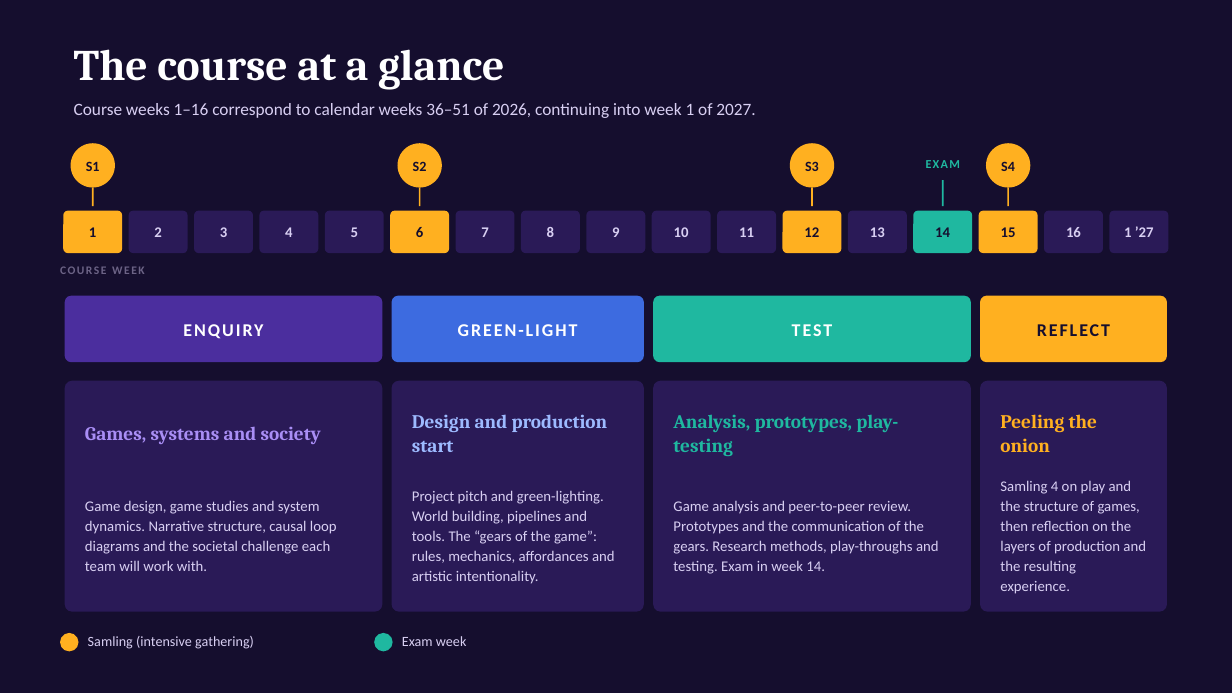
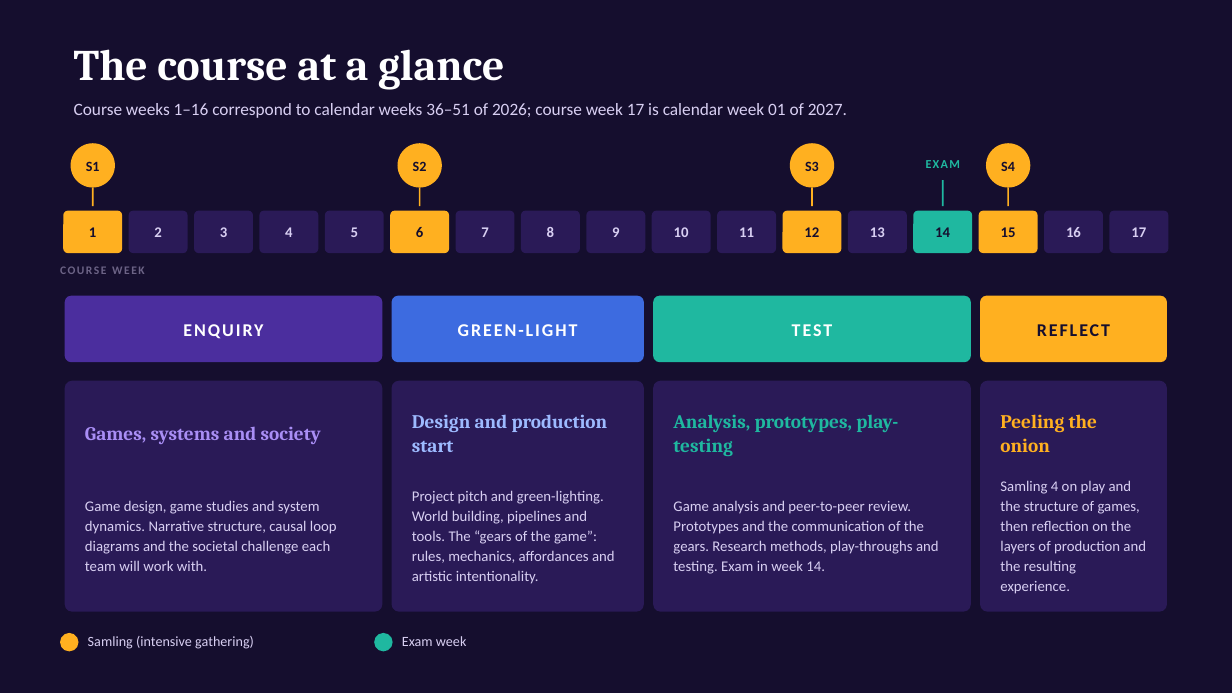
Before and after one commit to StevenBachelder/game-production, a slide deck: slide 6 of assets/downloads/Game_Production_Course_Structure.pptx. Drawn at 1232x693 pixels with LibreOffice and Linux fonts; fonts in the diff are those of the drawing. Boxes give left, top, right and bottom in pixels: in the first picture for what was removed or moved away, otherwise in the second. Text is boxed around its words. In the diff, an @@ line names an element or a change of style, - is before the commit and + after.

Commit message:
adding interactive calendar with teacher profiles

```diff
--- a/assets/downloads/Game_Production_Course_Structure.pptx
+++ b/assets/downloads/Game_Production_Course_Structure.pptx
@@ text at bbox=[74, 103, 847, 118]: text changed @@
-Course weeks 1–16 correspond to calendar weeks 36–51 of 2026, continuing into week 1 of 2027.
+Course weeks 1–16 correspond to calendar weeks 36–51 of 2026; course week 17 is calendar week 01 of 2027.
@@ text at bbox=[1131, 227, 1146, 237]: text changed @@
-1 ’27
+17
```
Also in this commit, not shown: 6 other slides changed, 18 other files.
